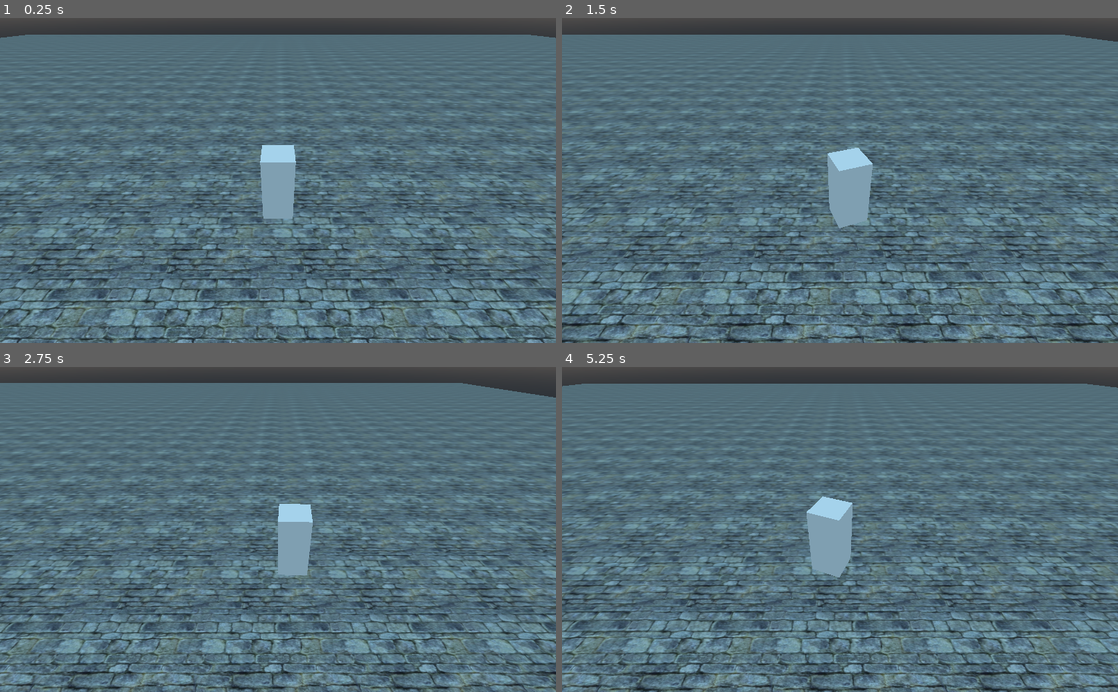
Above: before the commit, frames 1-4 (two rows, left to right).
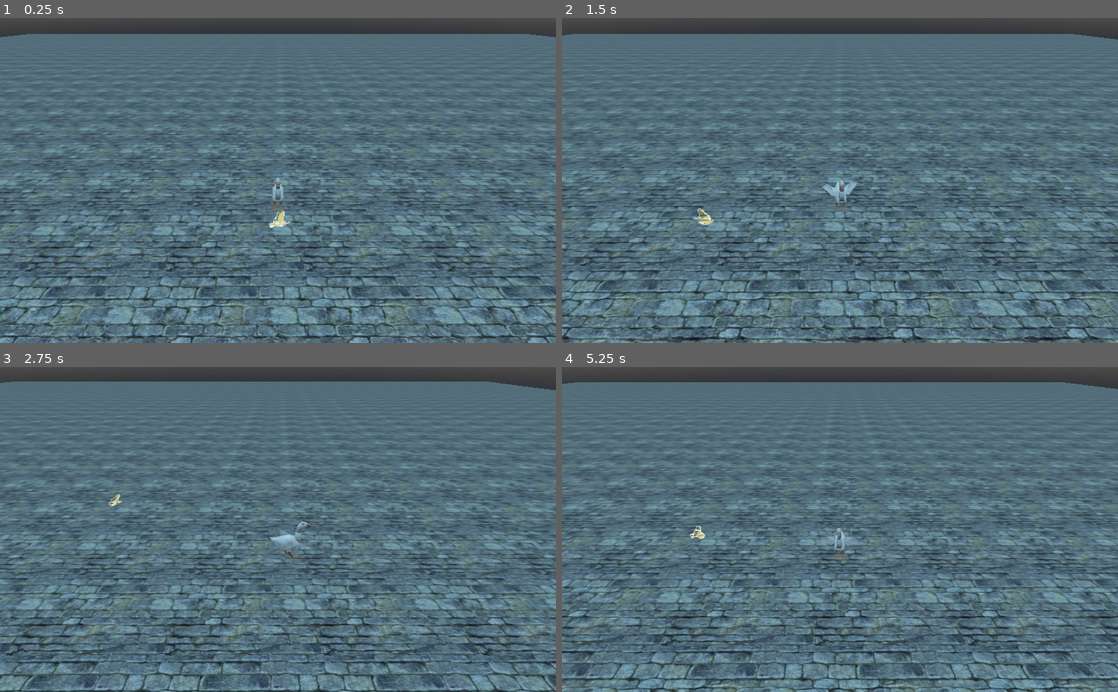
Above: after the commit, the same moments.

Repository: AdrianBeckDev/GlobalGameJam2021
Game: Godot game, scene res://Main.tscn
Same seed, same stepped clock (60 frames per second), same inputs: the game is played once before the commit and once after it.
Inputs (mouse positions are in pixels of both pictures, inside the frame that each line leads up to):
- Up to frame 1 (0.25 s): no input
- Up to frame 2 (1.5 s): tap Enter at 0.5 s; move the mouse to (962, 164) at 0.52 s; hold D (right) 0.53-1.28 s; hold Shift (action1, bound only after the commit) 0.53-1.28 s; click (962, 164) at 0.67 s; tap Space (jump) at 0.77, 1.07 s; tap F (action2, bound only after the commit) at 0.8, 1.35 s; move the mouse to (728, 196) at 1.27 s; hold S (down) from 1.28 s (still down)
- Up to frame 3 (2.75 s): tap Space (jump) at 1.52, 1.55, 1.82 s; move the mouse to (333, 458) at 2.02 s; release S (down) at 2.03 s; hold D (right) from 2.03 s (still down); hold Space (jump) from 2.03 s (still down); tap Shift (action1, bound only after the commit) at 2.3 s
- Up to frame 4 (5.25 s): move the mouse to (812, 594) at 2.77 s; release D (right) at 2.78 s; release Space (jump) at 2.78 s; hold W (up) 2.78-3.53 s; tap Shift (action1, bound only after the commit) at 2.85, 4.55 s; click (812, 594) at 2.92 s; tap Space (jump) at 3.02, 3.32, 3.77, 3.8, 4.07, 4.52, 4.82 s; tap F (action2, bound only after the commit) at 3.05 s; move the mouse to (1006, 578) at 3.52 s; hold F (action2, bound only after the commit) 3.53-4.28 s; hold A (left) 3.53-5.03 s; move the mouse to (673, 480) at 4.27 s; tap T at 4.35 s; move the mouse to (867, 529) at 5.02 s; hold S (down) from 5.03 s (still down); hold F (action2, bound only after the commit) from 5.03 s (still down); tap X at 5.1 s; click (867, 529) at 5.17 s

The runs differ from the first frame. In frame 1, 29% of the frame differs, in the area x 0-100%, y 4-100%; in frame 2, 32%; in frame 3, 35%; in frame 4, 37%.

Commit message:
FROOOOG
and more

Diff:
--- /dev/null
+++ b/project/Frog.tscn
@@ -0,0 +1,42 @@
+[gd_scene load_steps=26 format=2]
+
+[ext_resource path="res://assets/textures/frog/0002.png" type="Texture" id=1]
+[ext_resource path="res://assets/textures/frog/0003.png" type="Texture" id=2]
+[ext_resource path="res://assets/textures/frog/0004.png" type="Texture" id=3]
+[ext_resource path="res://assets/textures/frog/0006.png" type="Texture" id=4]
+[ext_resource path="res://assets/textures/frog/0007.png" type="Texture" id=5]
+[ext_resource path="res://assets/textures/frog/0005.png" type="Texture" id=6]
+[ext_resource path="res://assets/textures/frog/0008.png" type="Texture" id=7]
+[ext_resource path="res://assets/textures/frog/0010.png" type="Texture" id=8]
+[ext_resource path="res://assets/textures/frog/0013.png" type="Texture" id=9]
+[ext_resource path="res://assets/textures/frog/0014.png" type="Texture" id=10]
+[ext_resource path="res://assets/textures/frog/0009.png" type="Texture" id=11]
+[ext_resource path="res://assets/textures/frog/0011.png" type="Texture" id=12]
+[ext_resource path="res://assets/textures/frog/0012.png" type="Texture" id=13]
+[ext_resource path="res://assets/textures/frog/0001.png" type="Texture" id=14]
+[ext_resource path="res://assets/textures/frog/0020.png" type="Texture" id=15]
+[ext_resource path="res://assets/textures/frog/0017.png" type="Texture" id=16]
+[ext_resource path="res://assets/textures/frog/0023.png" type="Texture" id=17]
+[ext_resource path="res://assets/textures/frog/0015.png" type="Texture" id=18]
+[ext_resource path="res://assets/textures/frog/0022.png" type="Texture" id=19]
+[ext_resource path="res://assets/textures/frog/0019.png" type="Texture" id=20]
+[ext_resource path="res://assets/textures/frog/0016.png" type="Texture" id=21]
+[ext_resource path="res://assets/textures/frog/0018.png" type="Texture" id=22]
+[ext_resource path="res://assets/textures/frog/0021.png" type="Texture" id=23]
+[ext_resource path="res://assets/textures/frog/0024.png" type="Texture" id=24]
+
+[sub_resource type="SpriteFrames" id=1]
+animations = [ {
+"frames": [ ExtResource( 14 ), ExtResource( 1 ), ExtResource( 2 ), ExtResource( 3 ), ExtResource( 6 ), ExtResource( 4 ), ExtResource( 4 ), ExtResource( 5 ), ExtResource( 7 ), ExtResource( 11 ), ExtResource( 8 ), ExtResource( 12 ), ExtResource( 13 ), ExtResource( 9 ), ExtResource( 10 ), ExtResource( 18 ), ExtResource( 21 ), ExtResource( 16 ), ExtResource( 22 ), ExtResource( 20 ), ExtResource( 15 ), ExtResource( 23 ), ExtResource( 19 ), ExtResource( 17 ), ExtResource( 24 ) ],
+"loop": true,
+"name": "FrogSpin",
+"speed": 12.0
+} ]
+
+[node name="Frog" type="Spatial"]
+
+[node name="Frog" type="AnimatedSprite3D" parent="."]
+billboard = 1
+frames = SubResource( 1 )
+animation = "FrogSpin"
+playing = true
--- a/project/Main.tscn
+++ b/project/Main.tscn
@@ -1,8 +1,9 @@
-[gd_scene load_steps=7 format=2]
+[gd_scene load_steps=8 format=2]
 
-[ext_resource path="res://Player.tscn" type="PackedScene" id=1]
-[ext_resource path="res://Camera.gd" type="Script" id=2]
+[ext_resource path="res://Frog.tscn" type="PackedScene" id=1]
+[ext_resource path="res://scripts/Camera.gd" type="Script" id=2]
 [ext_resource path="res://assets/textures/stonewall.png" type="Texture" id=3]
+[ext_resource path="res://pa_goose.tscn" type="PackedScene" id=5]
 
 [sub_resource type="BoxShape" id=1]
 
@@ -27,6 +28,10 @@
 [node name="Camera" type="Camera" parent="."]
 transform = Transform( 1, 0, 0, 0, 0.799013, 0.601313, 0, -0.601313, 0.799013, 0, 6.27011, 10.5458 )
 script = ExtResource( 2 )
-follow = NodePath("../Player")
+follow = NodePath("../Goose")
 
-[node name="Player" parent="." instance=ExtResource( 1 )]
+[node name="Goose" parent="." instance=ExtResource( 5 )]
+transform = Transform( 1, 0, 0, 0, 1, 0, 0, 0, 1, 0, 0.174977, 0 )
+
+[node name="Frog" parent="." instance=ExtResource( 1 )]
+transform = Transform( 1, 0, 0, 0, 1, 0, 0, 0, 1, 0, 0.905791, 1.90418 )
--- a/project/Player.tscn
+++ b/project/Player.tscn
@@ -1,25 +1,19 @@
-[gd_scene load_steps=4 format=2]
+[gd_scene load_steps=3 format=2]
 
 [ext_resource path="res://scripts/player.gd" type="Script" id=1]
-
-[sub_resource type="CapsuleShape" id=1]
-radius = 0.8
-height = 2.0
 
 [sub_resource type="CubeMesh" id=2]
 size = Vector3( 1.6, 3.6, 1.6 )
 
 [node name="Player" type="KinematicBody"]
 script = ExtResource( 1 )
+speed = 10.7
 
 [node name="GroundCheck" type="RayCast" parent="."]
 cast_to = Vector3( 0, -0.01, 0 )
 
-[node name="CollisionShape" type="CollisionShape" parent="."]
-transform = Transform( 1, 0, 0, 0, -1.62921e-07, -1, 0, 1, -1.62921e-07, 0, 1.8, 0 )
-shape = SubResource( 1 )
-
 [node name="MeshInstance" type="MeshInstance" parent="."]
 transform = Transform( 1, 0, 0, 0, 1, 0, 0, 0, 1, 0, 1.8, 0 )
+visible = false
 mesh = SubResource( 2 )
 material/0 = null
--- a/project/goose.tscn
+++ b/project/goose.tscn
@@ -1,15 +1,20 @@
-[gd_scene load_steps=4 format=2]
+[gd_scene load_steps=5 format=2]
 
 [ext_resource path="res://assets/goose.gltf" type="PackedScene" id=1]
 [ext_resource path="res://assets/textures/honk.png" type="Texture" id=2]
+[ext_resource path="res://scripts/goose.gd" type="Script" id=3]
 
 [sub_resource type="SpatialMaterial" id=1]
 params_cull_mode = 2
 params_use_alpha_scissor = true
-params_alpha_scissor_threshold = 0.76
+params_alpha_scissor_threshold = 0.05
 albedo_texture = ExtResource( 2 )
 
 [node name="goose" instance=ExtResource( 1 )]
+script = ExtResource( 3 )
 
 [node name="Mesh" parent="Goose/Skeleton" index="0"]
 material/0 = SubResource( 1 )
+
+[node name="AnimationPlayer" parent="." index="1"]
+method_call_mode = 1
--- /dev/null
+++ b/project/pa_bear.tscn
@@ -0,0 +1,22 @@
+[gd_scene load_steps=5 format=2]
+
+[ext_resource path="res://Player.tscn" type="PackedScene" id=1]
+[ext_resource path="res://bear.tscn" type="PackedScene" id=2]
+[ext_resource path="res://scripts/bear.gd" type="Script" id=3]
+
+[sub_resource type="CapsuleShape" id=1]
+radius = 1.40431
+height = 1.9552
+
+[node name="Bear" type="Spatial"]
+transform = Transform( 1, 0, 0, 0, 1, 0, 0, 0, 1, 0, 0, 0 )
+
+[node name="Player" parent="." instance=ExtResource( 1 )]
+transform = Transform( 1, 0, 0, 0, 1, 0, 0, 0, 1, 0, 0, 0 )
+
+[node name="CollisionShape" type="CollisionShape" parent="Player"]
+transform = Transform( 1, 0, 0, 0, 1, 0, 0, 0, 1, 0, 1.34682, -0.205047 )
+shape = SubResource( 1 )
+
+[node name="bear" parent="Player" instance=ExtResource( 2 )]
+script = ExtResource( 3 )
--- /dev/null
+++ b/project/pa_goose.tscn
@@ -0,0 +1,24 @@
+[gd_scene load_steps=4 format=2]
+
+[ext_resource path="res://goose.tscn" type="PackedScene" id=2]
+[ext_resource path="res://Player.tscn" type="PackedScene" id=3]
+
+[sub_resource type="CapsuleShape" id=1]
+radius = 0.75
+height = 0.2
+
+[node name="Goose" type="Spatial"]
+
+[node name="Player" parent="." instance=ExtResource( 3 )]
+type = "goose"
+speed = 10.5
+constDecel = 14
+turnLow = 0.7
+turnHigh = 2.4
+canJump = false
+
+[node name="CollisionShape" type="CollisionShape" parent="Player"]
+transform = Transform( 1, 0, 0, 0, -1.62921e-07, -1, 0, 1, -1.62921e-07, 0, 0.845156, 0 )
+shape = SubResource( 1 )
+
+[node name="goose" parent="Player" instance=ExtResource( 2 )]
--- a/project/project.godot
+++ b/project/project.godot
@@ -17,6 +17,11 @@
 
 config/name="1 GOOOSE"
 run/main_scene="res://Main.tscn"
+
+[autoload]
+
+States="*res://states.gd"
+Signals="*res://signals.gd"
 
 [editor_plugins]
 
@@ -79,29 +84,47 @@
 left={
 "deadzone": 0.5,
 "events": [ Object(InputEventKey,"resource_local_to_scene":false,"resource_name":"","device":0,"alt":false,"shift":false,"control":false,"meta":false,"command":false,"pressed":false,"scancode":65,"unicode":0,"echo":false,"script":null)
+, Object(InputEventJoypadMotion,"resource_local_to_scene":false,"resource_name":"","device":0,"axis":0,"axis_value":-1.0,"script":null)
  ]
 }
 right={
 "deadzone": 0.5,
 "events": [ Object(InputEventKey,"resource_local_to_scene":false,"resource_name":"","device":0,"alt":false,"shift":false,"control":false,"meta":false,"command":false,"pressed":false,"scancode":68,"unicode":0,"echo":false,"script":null)
+, Object(InputEventJoypadMotion,"resource_local_to_scene":false,"resource_name":"","device":0,"axis":0,"axis_value":1.0,"script":null)
  ]
 }
 up={
 "deadzone": 0.5,
 "events": [ Object(InputEventKey,"resource_local_to_scene":false,"resource_name":"","device":0,"alt":false,"shift":false,"control":false,"meta":false,"command":false,"pressed":false,"scancode":87,"unicode":0,"echo":false,"script":null)
+, Object(InputEventJoypadMotion,"resource_local_to_scene":false,"resource_name":"","device":0,"axis":1,"axis_value":-1.0,"script":null)
  ]
 }
 down={
 "deadzone": 0.5,
 "events": [ Object(InputEventKey,"resource_local_to_scene":false,"resource_name":"","device":0,"alt":false,"shift":false,"control":false,"meta":false,"command":false,"pressed":false,"scancode":83,"unicode":0,"echo":false,"script":null)
+, Object(InputEventJoypadMotion,"resource_local_to_scene":false,"resource_name":"","device":0,"axis":1,"axis_value":1.0,"script":null)
  ]
 }
 jump={
 "deadzone": 0.5,
 "events": [ Object(InputEventKey,"resource_local_to_scene":false,"resource_name":"","device":0,"alt":false,"shift":false,"control":false,"meta":false,"command":false,"pressed":false,"scancode":32,"unicode":0,"echo":false,"script":null)
+, Object(InputEventJoypadButton,"resource_local_to_scene":false,"resource_name":"","device":0,"button_index":0,"pressure":0.0,"pressed":false,"script":null)
+ ]
+}
+action1={
+"deadzone": 0.5,
+"events": [ Object(InputEventKey,"resource_local_to_scene":false,"resource_name":"","device":0,"alt":false,"shift":false,"control":false,"meta":false,"command":false,"pressed":false,"scancode":16777237,"unicode":0,"echo":false,"script":null)
+, Object(InputEventJoypadButton,"resource_local_to_scene":false,"resource_name":"","device":0,"button_index":2,"pressure":0.0,"pressed":false,"script":null)
+ ]
+}
+action2={
+"deadzone": 0.5,
+"events": [ Object(InputEventKey,"resource_local_to_scene":false,"resource_name":"","device":0,"alt":false,"shift":false,"control":false,"meta":false,"command":false,"pressed":false,"scancode":70,"unicode":0,"echo":false,"script":null)
+, Object(InputEventJoypadButton,"resource_local_to_scene":false,"resource_name":"","device":0,"button_index":1,"pressure":0.0,"pressed":false,"script":null)
  ]
 }
 
 [rendering]
 
+quality/filters/anisotropic_filter_level=1
 environment/default_environment="res://default_env.tres"
--- a/project/Camera.gd
+++ b/project/scripts/Camera.gd
@@ -2,7 +2,7 @@
 
 export var smoothedMotion = 20
 export var camOffset = 12
-export (NodePath) onready var follow = get_node(follow)
+export (NodePath) onready var follow = get_node(follow).get_child(0)
 
 
 func _process(delta):
--- /dev/null
+++ b/project/scripts/bear.gd
@@ -0,0 +1,5 @@
+extends Spatial
+
+
+func _process(delta):
+	$AnimationPlayer.play("Walk",-1)
--- /dev/null
+++ b/project/scripts/goose.gd
@@ -0,0 +1,17 @@
+extends Spatial
+
+func _process(delta):
+	var momentum = States.momentum
+	var animspd = lerp(1.5,0.8,momentum/8)
+
+	if States.event == 2:
+		$AnimationPlayer.play("Honk",-1)
+	else:
+		if States.intent.length() < 0.01:
+			$AnimationPlayer.play("G-Pose",.1,1)
+		else:
+			match States.event:
+				0:
+					$AnimationPlayer.play("Walk",.1,2)
+				1:
+					$AnimationPlayer.play("Nagooso_run",-1,1.5)
--- a/project/scripts/player.gd
+++ b/project/scripts/player.gd
@@ -1,16 +1,12 @@
 extends KinematicBody
 
-# debug var
-var kek := 0
-
-# Export vars
-export var ledgeLenght = 1.5
-
 # other script
-onready var groundCheck := $GroundCheck#add_child.RayCast.new()
+onready var groundCheck := $GroundCheck
 var Map2Circle := preload("res:///scripts/functions/map2circle.gd").new()
 var Spinput := preload("res:///scripts/functions/spinput.gd").new()
 var spinReturn
+
+export var type := "human"
 
 # rng
 onready var rng = RandomNumberGenerator.new()
@@ -49,30 +45,31 @@
 var gravity = 55
 var gravmod := 1.0
 var grav := 1.0
-const speed := 17.7
+export var speed := 17.7
 var spd := 1.0
 
 # Acceleration
 var cel := 1.0
 var celmod := 1.0
 #var celconSlowdown = 1
-const constAccel := 4
-const constDecel := 7
+export var constAccel := 4
+export var constDecel := 7
 var accel = constAccel
 var decel = constDecel
 
 #turning
 var turnspeed :float
-var turnspd := 2.0
-const turnLow := .07
-const turnHigh := 1.2
+var turnspd := 1.0
+export var turnLow := .07
+export var turnHigh := 1.2
 var spinDir := 1
 
 #jumping
+export var canJump = true
 var jump = 1
-var minJump = 10
-var maxJump = 19
-var spinjump = 25
+export var minJump = 10
+export var maxJump = 19
+export var spinjump = 25
 
 
 
@@ -85,6 +82,8 @@
 	intent = x*Vector2(camBasis.x.x,camBasis.x.z).normalized() + y*Vector2(camBasis.z.x,camBasis.z.z).normalized()
 	intent = Map2Circle._2circle(intent)
 
+	States.intent = intent
+
 	if Input.is_action_just_pressed("jump"):
 		jumpBuffer = inputBufferTime
 	if !Input.is_action_pressed("jump") && jumpBuffer < 0.03:
@@ -95,7 +94,32 @@
 	_spinput(delta)
 	_buffer(delta)
 	_move(delta)
+	_character(delta)
 	_move_and_slide(delta)
+
+
+func _character(delta):
+	match type:
+		"human":
+			_human()
+		"goose":
+			_goose()
+
+
+func _human():
+	pass
+
+
+func _goose():
+	if Input.is_action_pressed("action1"):
+		spd = 1.7
+		States.event = 1
+	else:
+		spd = 1
+		States.event = 0
+	if Input.is_action_pressed("action2"):
+		States.event = 2
+		velocityXZ = Vector2()
 
 
 func _spinput(delta) -> void:
@@ -134,9 +158,6 @@
 		cel = accel
 	else:
 		cel = decel
-	if velocityXZ.length() > speed:
-		#work
-		cel = 1.4
 
 	velocityXZ = lerp(velocityXZ,intMove,cel*celmod*delta)
 
@@ -160,27 +181,26 @@
 		velocityY -= gravity*gravmod*grav*delta
 		velocityY = clamp(velocityY,-150,50)
 
-
-
-	if wasGrounded > 0:
-		if jumpBuffer > 0:
-			jumpBuffer = 0
-			_offground()
-			if spinBuffer > 0:
-				velocityY = spinjump * jump
-			else:
-				velocityY = maxJump * jump
-
-	if Input.is_action_just_released("jump") && velocityY > minJump * jump:
-		velocityY = minJump * jump
+	if canJump:
+		if wasGrounded > 0:
+			if jumpBuffer > 0:
+				jumpBuffer = 0
+				_offground()
+				if spinBuffer > 0:
+					velocityY = spinjump * jump
+				else:
+					velocityY = maxJump * jump
+
+		if Input.is_action_just_released("jump") && velocityY > minJump * jump:
+			velocityY = minJump * jump
 
 	if !Input.is_action_pressed("jump") && velocityY < 0:
 		gravmod = 1.1
 	else:
 		gravmod = 1
 
-
-	call_deferred("_debug",momentum)
+	States.momentum = momentum
+	States.grounded = grounded
 
 
 
--- /dev/null
+++ b/project/signals.gd
@@ -0,0 +1,16 @@
+extends Node
+
+
+# Declare member variables here. Examples:
+# var a = 2
+# var b = "text"
+
+
+# Called when the node enters the scene tree for the first time.
+func _ready():
+	pass # Replace with function body.
+
+
+# Called every frame. 'delta' is the elapsed time since the previous frame.
+#func _process(delta):
+#	pass
--- /dev/null
+++ b/project/states.gd
@@ -0,0 +1,6 @@
+extends Node
+
+var grounded
+var momentum
+var event
+var intent = Vector2()
--- /dev/null
+++ b/project/tree1.tscn
@@ -0,0 +1,15 @@
+[gd_scene load_steps=4 format=2]
+
+[ext_resource path="res://assets/tree1.glb" type="PackedScene" id=1]
+[ext_resource path="res://assets/textures/tree1.png" type="Texture" id=2]
+
+[sub_resource type="SpatialMaterial" id=1]
+params_cull_mode = 2
+params_use_alpha_scissor = true
+params_alpha_scissor_threshold = 0.6
+albedo_texture = ExtResource( 2 )
+
+[node name="tree1" instance=ExtResource( 1 )]
+
+[node name="Cylinder" parent="." index="0"]
+material/0 = SubResource( 1 )
Not shown, changed: project/assets/goose.gltf
Not shown, changed: project/assets/textures/bear.png.import
Binary file added: project/assets/textures/frog/0001.png
Not shown, added: project/assets/textures/frog/0001.png.import
Binary file added: project/assets/textures/frog/0002.png
Not shown, added: project/assets/textures/frog/0002.png.import
Binary file added: project/assets/textures/frog/0003.png
Not shown, added: project/assets/textures/frog/0003.png.import
Binary file added: project/assets/textures/frog/0004.png
Not shown, added: project/assets/textures/frog/0004.png.import
Binary file added: project/assets/textures/frog/0005.png
Not shown, added: project/assets/textures/frog/0005.png.import
(and 42 more such lines)
